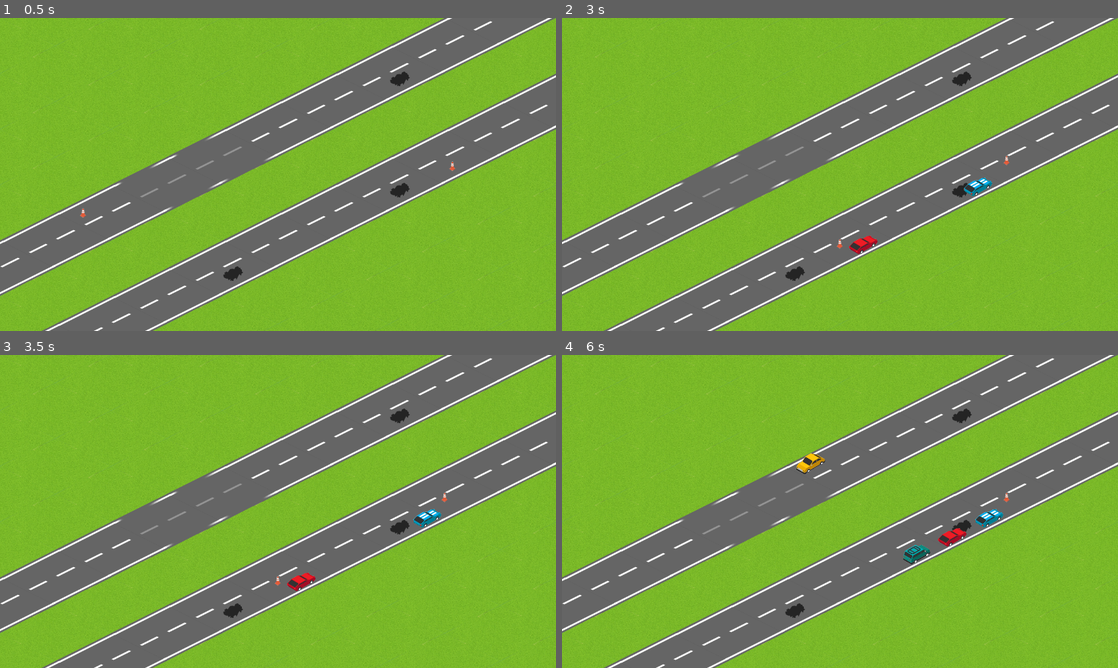
Above: before the commit, frames 1-4 (two rows, left to right).
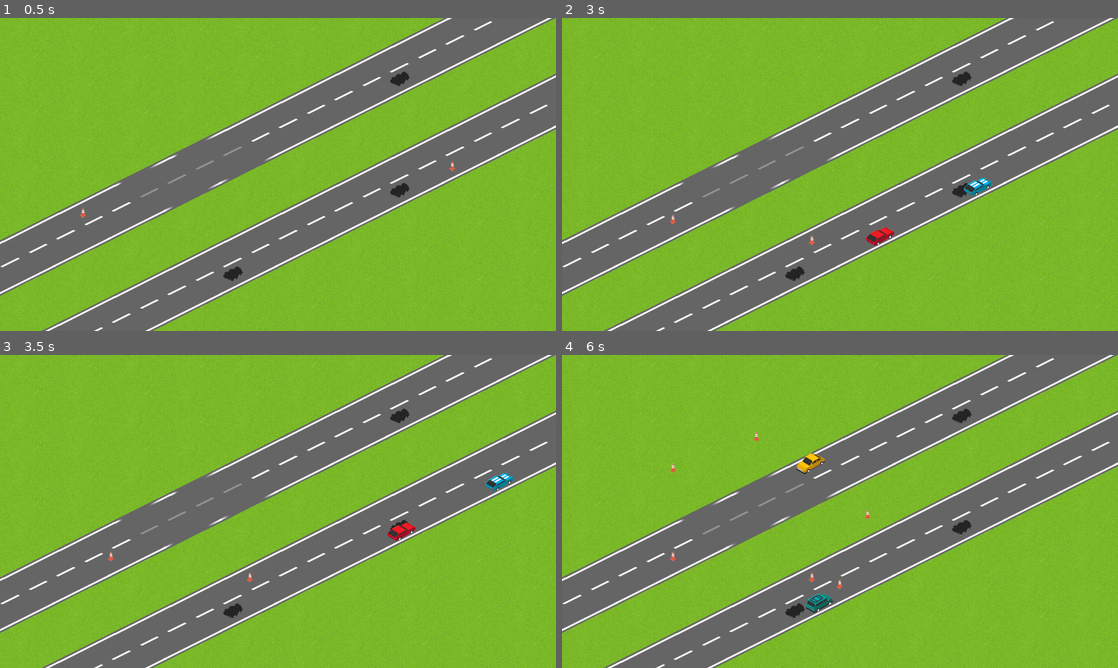
Above: after the commit, the same moments.

Repository: Machalord/Global-Game-Jam-2020
Game: Godot game, scene res://game.tscn
Same seed, same stepped clock (60 frames per second), same inputs: the game is played once before the commit and once after it. The project has no main scene, so this scene is started directly.
Inputs (mouse positions are in pixels of both pictures, inside the frame that each line leads up to):
- Up to frame 1 (0.5 s): no input
- Up to frame 2 (3 s): tap Enter at 0.5 s; move the mouse to (645, 212) at 0.52 s; click (645, 212) at 0.6 s; tap Space at 1.25 s; move the mouse to (1012, 165) at 1.27 s; click (1012, 165) at 1.35 s; move the mouse to (673, 215) at 2.02 s; click (673, 215) at 2.1 s; move the mouse to (812, 237) at 2.77 s; click (812, 237) at 2.85 s
- Up to frame 3 (3.5 s): no input
- Up to frame 4 (6 s): move the mouse to (840, 580) at 3.52 s; click (840, 580) at 3.6 s; move the mouse to (673, 464) at 4.27 s; click (673, 464) at 4.35 s; move the mouse to (867, 511) at 5.02 s; click (867, 511) at 5.1 s; move the mouse to (756, 433) at 5.77 s; click (756, 433) at 5.85 s

Frame 1 is identical in both runs. In frame 2, 0.4% of the frame differs, in the area x 19-81%, y 44-76%; in frame 3, 0.8%; in frame 4, 0.9%, in the area x 19-81%, y 24-83%.

Commit message:
Cambios en conos, game y obrero

Diff:
--- a/Global.gd
+++ b/Global.gd
@@ -6,11 +6,15 @@
 # var b = "text"
 
 var money
+var herramienta = 4
+var actionTimer = -1
 # Called when the node enters the scene tree for the first time.
 func _ready():
 	pass # Replace with function body.
 
 
 # Called every frame. 'delta' is the elapsed time since the previous frame.
-#func _process(delta):
-#	pass
+func _process(delta):
+	if actionTimer >= 0:
+		actionTimer -= delta
+	pass
--- a/cono.gd
+++ b/cono.gd
@@ -2,15 +2,12 @@
 
 var mouseInArea = false
 
-var mapaPos
-func SetPosicion(pos):
-	mapaPos = pos
-
-func GetMapaPos():
-	return mapaPos
+func isMouseOver():
+	return mouseInArea
 
 func _process(delta):
 	if Input.is_action_just_pressed("MouseLeftClick") and mouseInArea:
+		Global.actionTimer = 0.2
 		queue_free()
 #	pass
 
--- a/cono.tscn
+++ b/cono.tscn
@@ -7,7 +7,7 @@
 radius = 22.5929
 
 [node name="cono" type="Sprite" groups=[
-"Ocupados",
+"Conos",
 ]]
 position = Vector2( 232.663, 409.55 )
 texture = ExtResource( 1 )
--- a/game.gd
+++ b/game.gd
@@ -27,29 +27,49 @@
 			break
 
 	if not ocupado:
-		match(id):
-			0:#ES UN TILE NORMAL
-				if menuSelection == 0 and Global.money > 10:#SI EN EL MENU SELECCIONAMOS LA REPARACION DE BACHES
-					Global.money -=10
-					var spawn = conoInstance.instance()
-					spawn.position = $TileMap.map_to_world(mapPos) + Vector2(0,64)
-					spawn.SetPosicion(mapPos)
-					add_child(spawn)
-			1:#sSI ES UN TILE DE BACHE
-				if menuSelection == 0 and Global.money > 10:#SI EN EL MENU SELECCIONAMOS LA REPARACION DE BACHES
-					Global.money -=10
-					var spawn = aplanadoraInstance.instance()
-					spawn.position = $TileMap.map_to_world(mapPos) + Vector2(0,64)
-					spawn.get_child(0).SetPosicion(mapPos)
-					add_child(spawn)
-			2:#SI ES UN TILE DESPINTADO
-				if menuSelection == 0 and Global.money > 10:#SI EN EL MENU SELECCIONAMOS LA REPARACION DE BACHES
-					Global.money -=10
-					var spawn = volcadorInstance.instance()
-					spawn.position = $TileMap.map_to_world(mapPos) + Vector2(0,64)
-					spawn.get_child(0).SetPosicion(mapPos)
-					add_child(spawn)
+		if Global.herramienta == Herramienta.cono and Global.money > 10 and Global.actionTimer < 0:
+			var hayCono = false;
+			for n in get_tree().get_nodes_in_group("Conos"):
+				if n.isMouseOver() :
+					hayCono = true
+					break
+			if(!hayCono):
+				Global.money -=10
+				Global.actionTimer = 0.2
+				var spawn = conoInstance.instance()
+				spawn.position = position
+				add_child(spawn)
+		else:
+			match(id):
+				1:#sSI ES UN TILE DE BACHE
+					if Global.herramienta == Herramienta.volcador and Global.money > 10:#SI EN EL MENU SELECCIONAMOS LA REPARACION DE BACHES
+						Global.money -=10
+						Global.actionTimer = 0.2
+						var spawn = aplanadoraInstance.instance()
+						spawn.position = $TileMap.map_to_world(mapPos) + Vector2(0,64)
+						spawn.get_child(0).SetPosicion(mapPos)
+						add_child(spawn)
+				2:#SI ES UN TILE DESPINTADO
+					if Global.herramienta == Herramienta.pintadora and Global.money > 10:#SI EN EL MENU SELECCIONAMOS LA REPARACION DE BACHES
+						Global.money -=10
+						Global.actionTimer = 0.2
+						var spawn = volcadorInstance.instance()
+						spawn.position = $TileMap.map_to_world(mapPos) + Vector2(0,64)
+						spawn.get_child(0).SetPosicion(mapPos)
+						add_child(spawn)
 	pass
 
-var tileMapSelect = 0
-var menuSelection = 0
+enum TileTipe{
+	tierra = 1,
+	despintado = 2,
+	bache = 3,
+	normal = 4
+}
+
+enum Herramienta{
+	obrero = 1,
+	aplanadoraRapida = 2,
+	pintadora = 3,
+	cono = 4,
+	volcador = 5
+}
--- /dev/null
+++ b/obrero martillo.gd
@@ -0,0 +1,17 @@
+extends Sprite
+
+var mapaPos
+func SetPosicion(pos):
+	mapaPos = pos
+
+func GetMapaPos():
+	return mapaPos
+
+var duration = 3
+
+func _process(delta):
+	duration -= delta
+	if duration < 0:
+		var tilemap = get_node("/root/game/TileMap")
+		tilemap.set_cellv(mapaPos,0)
+		get_parent().queue_free()
--- a/obrero martillo.tscn
+++ b/obrero martillo.tscn
@@ -1,7 +1,8 @@
-[gd_scene load_steps=4 format=2]
+[gd_scene load_steps=5 format=2]
 
 [ext_resource path="res://vacio.png" type="Texture" id=1]
 [ext_resource path="res://obrero martillo.png" type="Texture" id=2]
+[ext_resource path="res://obrero martillo.gd" type="Script" id=3]
 
 [sub_resource type="Animation" id=1]
 resource_name = "obreromartillo"
@@ -24,11 +25,13 @@
 position = Vector2( 894.701, 128.378 )
 texture = ExtResource( 1 )
 
-[node name="obrero martillo" type="Sprite" parent="."]
+[node name="obrero martillo" type="Sprite" parent="." groups=[
+"Ocupados",
+]]
 position = Vector2( 25.147, -4.19116 )
 texture = ExtResource( 2 )
 hframes = 2
-frame = 1
+script = ExtResource( 3 )
 
 [node name="AnimationPlayer" type="AnimationPlayer" parent="obrero martillo"]
 autoplay = "obreromartillo"
